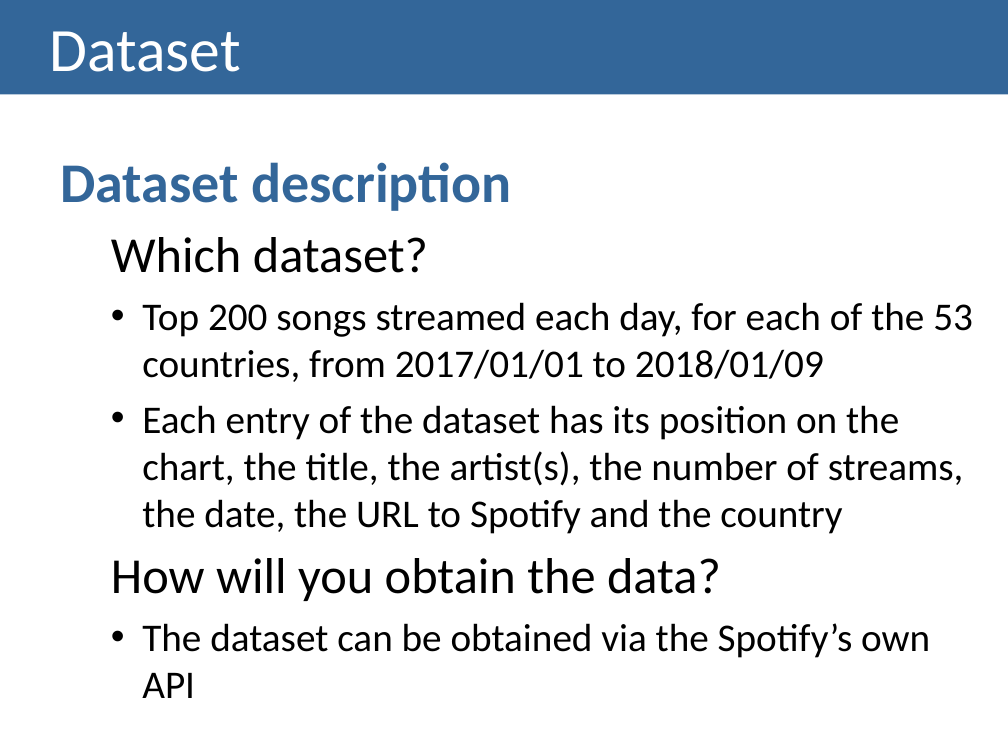
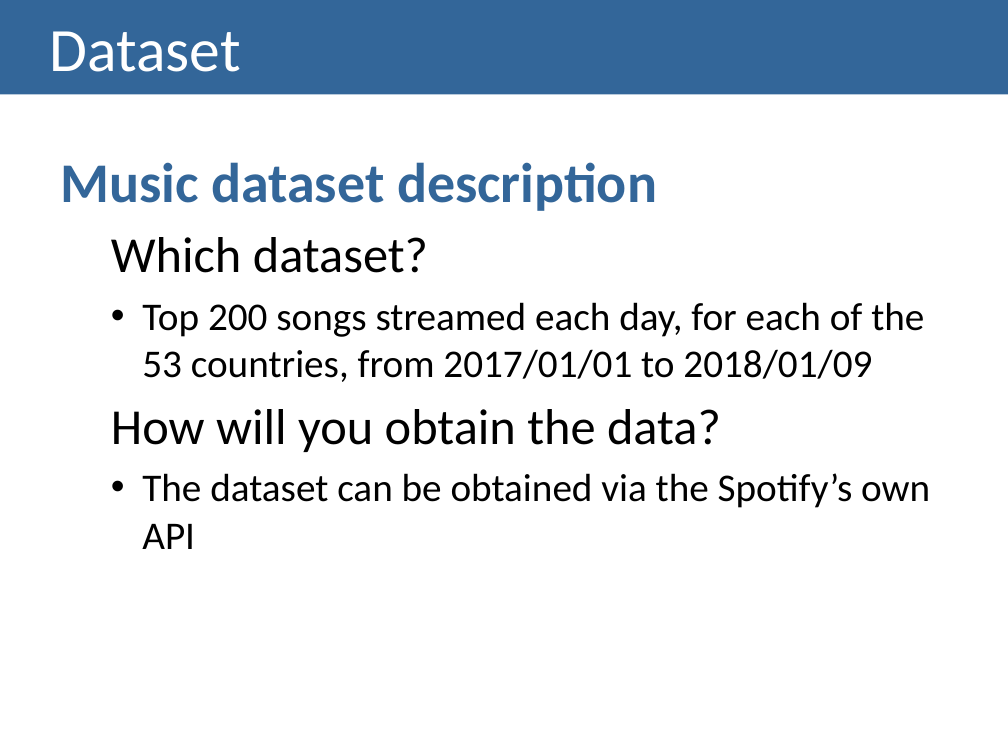
Before and after one commit to regouga/VI-MEIC-1819, a slide deck: slide 7 of Lab 02/Lab 02.pptx. Drawn at 1008x756 pixels with LibreOffice and Linux fonts; fonts in the diff are those of the drawing. Boxes give left, top, right and bottom in pixels: in the first picture for what was removed or moved away, otherwise in the second. Text is boxed around its words. In the diff, an @@ line names an element or a change of style, - is before the commit and + after.

```diff
--- a/Lab 02/Lab 02.pptx
+++ b/Lab 02/Lab 02.pptx
@@ text at (60, 162, 657, 211): text changed @@
-Dataset description
+Music dataset description
@@ text at (142, 405, 964, 534): paragraph removed @@
-  • Each entry of the dataset has its position on the chart, the title, the artist(s), the number of streams, the date, the URL to Spotify and the country
```
Also in this commit, not shown: 5 other slides changed, 3 slides added, 1 slide removed, 3 other files.
